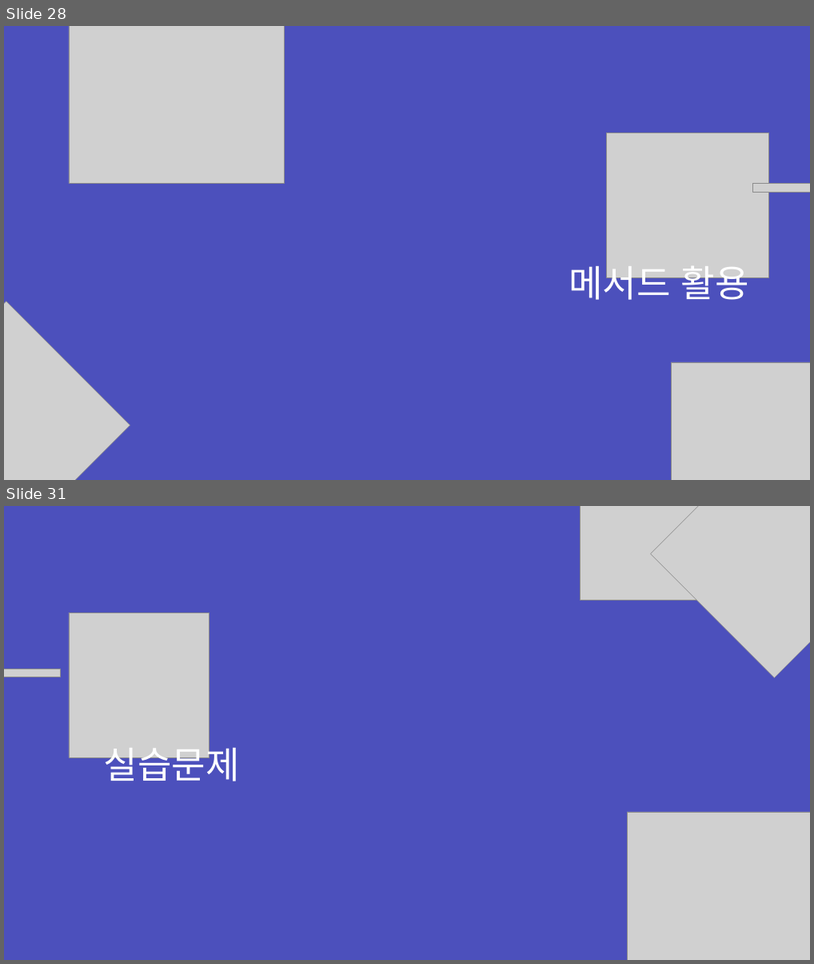
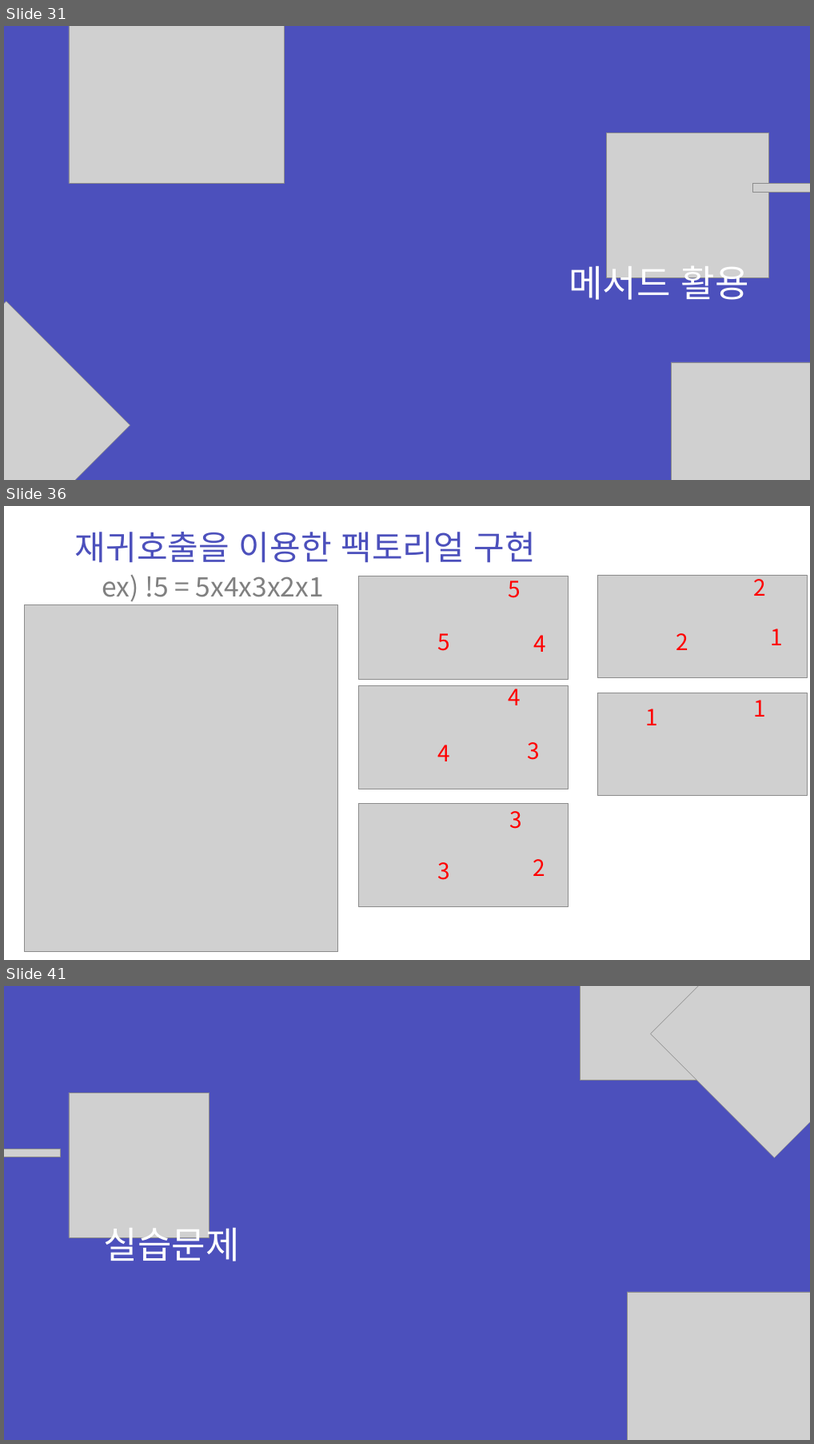
Before and after one commit to zest132/JavaLecture, a slide deck: JavaLecture/LectureFile/java 6강.pptx. Shown one above the other, each under a label of ours: slides 28 and 31 before the commit, slides 31, 36 and 41 after it; the slides between them are not shown. The pictures are 814x964 and 814x1444 pixels, drawn with LibreOffice and Linux fonts; fonts in the diff are those of the drawing; grey boxes stand for pictures. Boxes give left, top, right and bottom in pixels: in the first picture for what was removed or moved away, otherwise in the second. Text is boxed around its words. In the diff, an @@ line names an element or a change of style, - is before the commit and + after.

```diff
--- a/JavaLecture/LectureFile/java 6강.pptx
+++ b/JavaLecture/LectureFile/java 6강.pptx
@@ slide 36 added at box(4, 506, 810, 960), background #FFFFFF @@
@@ text added at box(75, 532, 536, 563), 60 pt, text #4C50BC @@
+재귀호출을 이용한 팩토리얼 구현
@@ text added at box(102, 575, 324, 601), 48 pt, text #808080 @@
+ex) !5 = 5x4x3x2x1
@@ picture added at box(359, 576, 569, 679) @@
@@ text added at box(509, 575, 522, 598), 40 pt, text #FF0000 @@
+5
@@ picture added at box(598, 575, 807, 677) @@
@@ text added at box(754, 573, 766, 596), 40 pt, text #FF0000 @@
+2
@@ picture added at box(24, 604, 338, 951) @@
@@ text added at box(438, 633, 451, 651), 40 pt, text #FF0000 @@
+5
@@ text added at box(534, 635, 547, 652), 40 pt, text #FF0000 @@
+4
@@ text added at box(677, 633, 690, 650), 40 pt, text #FF0000 @@
+2
@@ text added at box(771, 628, 784, 645), 40 pt, text #FF0000 @@
+1
@@ picture added at box(359, 685, 569, 788) @@
@@ text added at box(509, 683, 522, 705), 40 pt, text #FF0000 @@
+4
@@ picture added at box(598, 692, 807, 795) @@
@@ text added at box(646, 708, 658, 725), 40 pt, text #FF0000 @@
+1
@@ text added at box(754, 700, 766, 716), 40 pt, text #FF0000 @@
+1
@@ text added at box(438, 744, 450, 761), 40 pt, text #FF0000 @@
+4
@@ text added at box(528, 742, 541, 760), 40 pt, text #FF0000 @@
+3
@@ picture added at box(359, 804, 569, 906) @@
@@ text added at box(510, 811, 522, 828), 40 pt, text #FF0000 @@
+3
@@ text added at box(438, 862, 450, 880), 40 pt, text #FF0000 @@
+3
@@ text added at box(533, 859, 546, 876), 40 pt, text #FF0000 @@
+2
@@ what was slide 28 is now slide 31 @@
@@ what was slide 31 is now slide 41 @@
```
Also in this commit, not shown: 3 slides changed, 9 other slides added, 3 other files.
